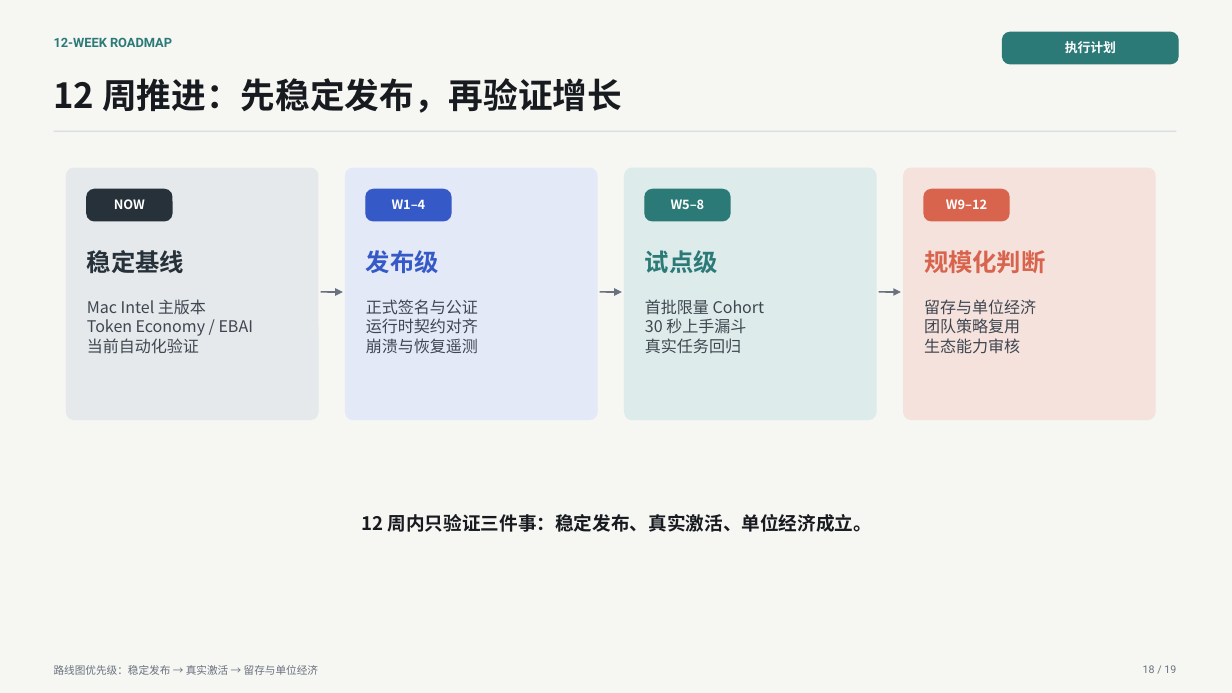
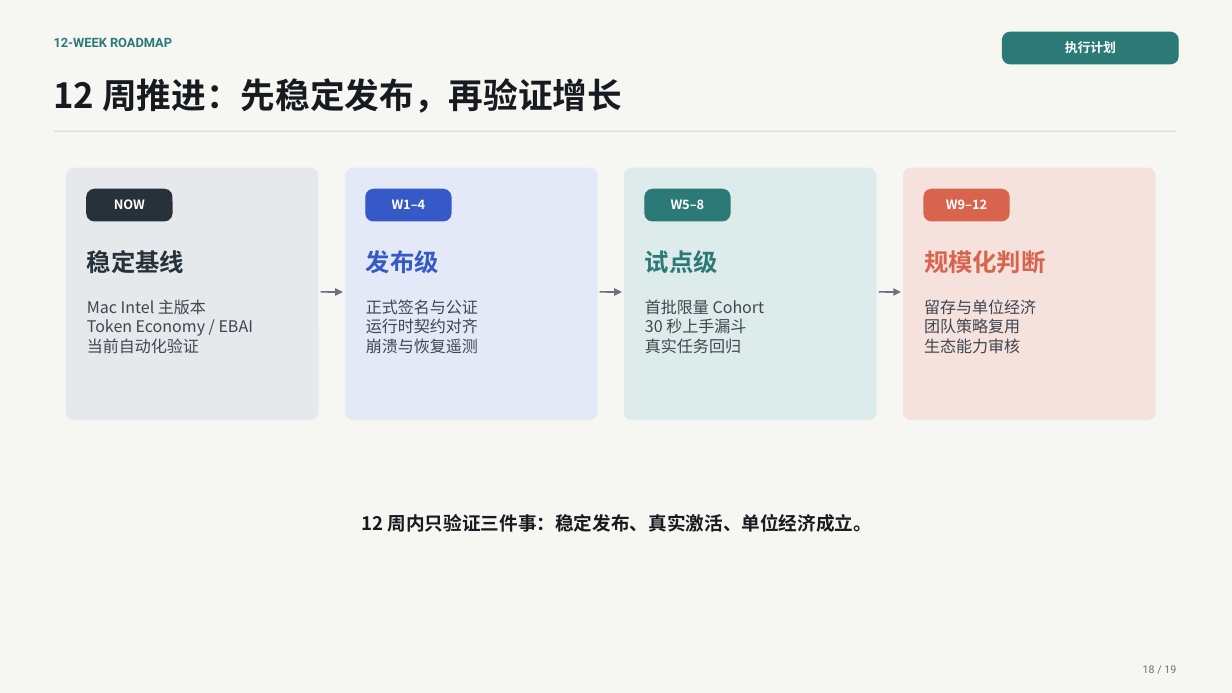
Before and after one commit to 2830500285/BAI-Work, a slide deck: slide 18 of docs/presentation/BAI-Work-Defense-Deck.pptx. Drawn at 1232x693 pixels with LibreOffice and Linux fonts; fonts in the diff are those of the drawing. Boxes give left, top, right and bottom in pixels: in the first picture for what was removed or moved away, otherwise in the second. Text is boxed around its words. In the diff, an @@ line names an element or a change of style, - is before the commit and + after.

```diff
--- a/docs/presentation/BAI-Work-Defense-Deck.pptx
+++ b/docs/presentation/BAI-Work-Defense-Deck.pptx
@@ text removed at bbox=[54, 665, 318, 675] @@
-路线图优先级：稳定发布 → 真实激活 → 留存与单位经济
```
Also in this commit, not shown: 16 other slides changed, 1 other file.
